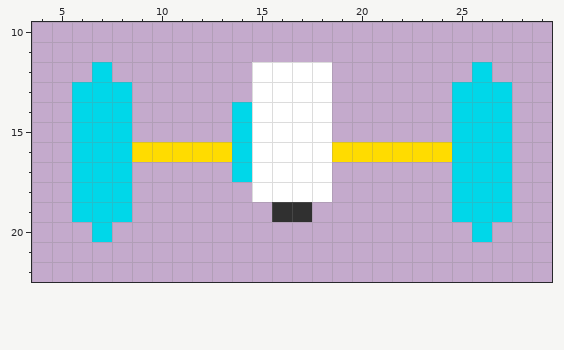
File history of a pixel-art sprite, Assets/Games/Keichan_Yuripen/Image/odekake/wonder/keiYuri_gyouzatukuriki1.png. This is how it looked before the edit.
The file is 32x32 pixels. Shown: x 4..29, y 10..22.
The same view after the edit:
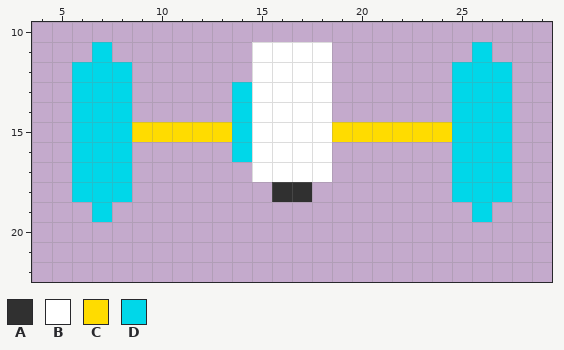
Palette (. is transparent): A #303030  B #ffffff  C #ffdc00  D #00d7e9
Difference:
{"y":11,"x":7,"old":".","new":"D"}
{"y":11,"x":15,"old":"....","new":"BBBB"}
{"y":11,"x":26,"old":".","new":"D"}
{"y":12,"x":6,"old":".","new":"D"}
{"y":12,"x":8,"old":".","new":"D"}
{"y":12,"x":25,"old":".","new":"D"}
{"y":12,"x":27,"old":".","new":"D"}
{"y":13,"x":14,"old":".","new":"D"}
{"y":15,"x":9,"old":".....","new":"CCCCC"}
{"y":15,"x":19,"old":"......","new":"CCCCCC"}
{"y":16,"x":9,"old":"CCCCC","new":"....."}
{"y":16,"x":19,"old":"CCCCCC","new":"......"}
{"y":17,"x":14,"old":"D","new":"."}
{"y":18,"x":15,"old":"BBBB","new":".AA."}
{"y":19,"x":6,"old":"D","new":"."}
{"y":19,"x":8,"old":"D","new":"."}
{"y":19,"x":16,"old":"AA","new":".."}
{"y":19,"x":25,"old":"D","new":"."}
{"y":19,"x":27,"old":"D","new":"."}
{"y":20,"x":7,"old":"D","new":"."}
{"y":20,"x":26,"old":"D","new":"."}
{"label":"changed","picture_box":[72,42,512,242]}
